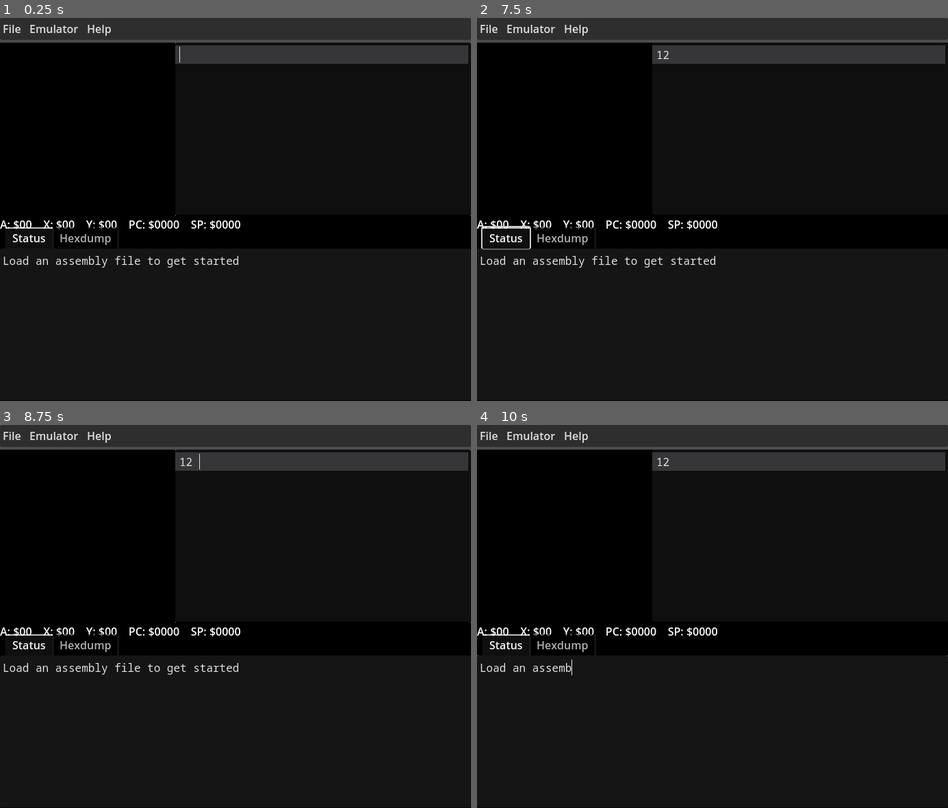
Above: before the commit, frames 1-4 (two rows, left to right).
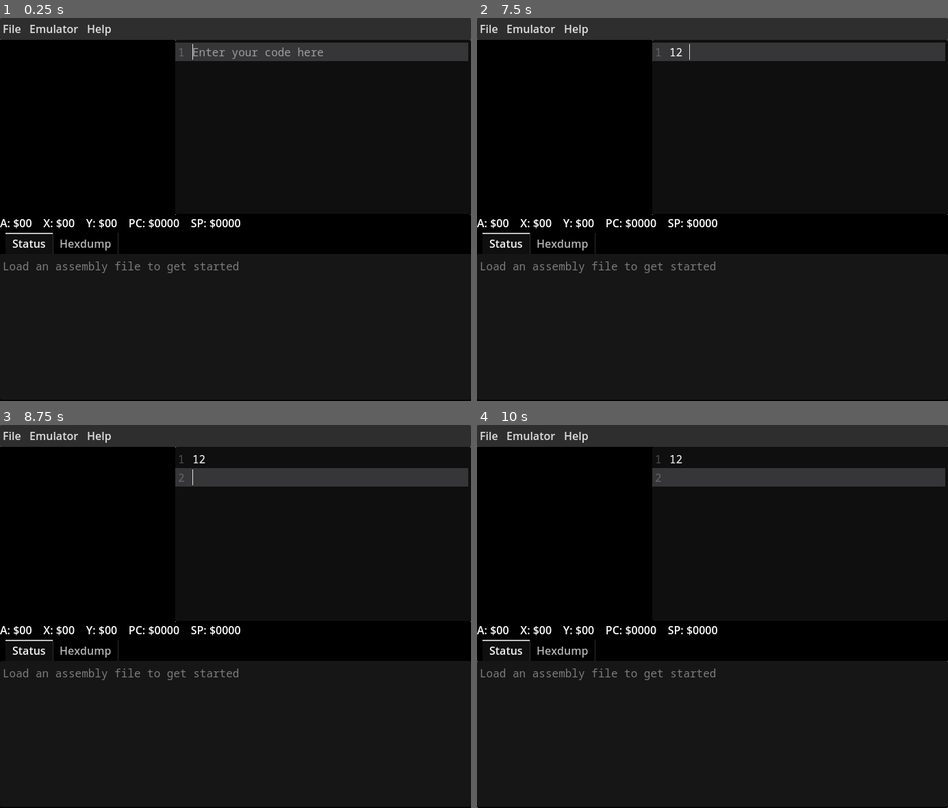
Above: after the commit, the same moments.

Repository: Eggbertx/GD6502-IDE
Game: Godot game, scene res://src/Main.tscn
The game is run twice, just before and just after one commit, with the same random seed, the same clock (stepped at 60 frames per second) and the same inputs.
Inputs (mouse positions are in pixels of both pictures, inside the frame that each line leads up to):
- Up to frame 1 (0.25 s): no input
- Up to frame 2 (7.5 s): click (801, 129) at 0.52 s; type "12" at 0.6 s; click "File" at 1.25 s; click "Emulator" at 2 s; click "File" at 2.75 s; click "Emulator" at 3.5 s; click "File" at 4.25 s; click "Emulator" at 5 s; click "Help" at 5.75 s; tap Enter at 6.5 s; move the mouse to (816, 190) at 6.52 s; hold Shift 6.53-7.25 s; click (816, 190) at 6.67 s; tap Space at 7.25 s; drag from (618, 228) to (688, 286) at 7.27 s
- Up to frame 3 (8.75 s): tap Enter at 8 s; move the mouse to (282, 532) at 8.02 s; tap Ctrl at 8.1 s; click (282, 532) at 8.17 s
- Up to frame 4 (10 s): tap Space at 8.75 s; drag from (688, 693) to (571, 559) at 8.77 s; tap Enter at 9.5 s; move the mouse to (853, 673) at 9.52 s; tap Alt at 9.6 s; click (853, 673) at 9.67 s

The runs differ from the first frame. In frame 1, 3.3% of the frame differs, in the area x 0-100%, y 5-67%; in frame 2, 3.3%; in frame 3, 7.4%; in frame 4, 7.2%.

Commit message:
Make syntax highlighting (kinda) work again

Diff:
--- a/project.godot
+++ b/project.godot
@@ -33,6 +33,7 @@
 
 [rendering]
 
+renderer/rendering_method="gl_compatibility"
 environment/defaults/default_environment="res://default_env.tres"
 quality/driver/driver_name="GLES2"
 vram_compression/import_etc=true
--- a/src/UI.gd
+++ b/src/UI.gd
@@ -12,6 +12,8 @@
 @onready var emulator_menu:PopupMenu = $MenuPanel/HBoxContainer/EmulatorButton.get_popup()
 @onready var help_menu:PopupMenu = $MenuPanel/HBoxContainer/HelpButton.get_popup()
 @onready var code_edit := $MainPanel/CodeEdit
+@onready var highlighter :SyntaxHighlighter = code_edit.syntax_highlighter
+
 var loaded_file = ""
 
 func _ready():
@@ -22,9 +24,10 @@
 
 func init_syntax_highlighting():
 	code_edit.grab_focus()
-	code_edit.add_comment_delimiter(";", "", true)
 	for opcode in Opcodes.dict:
-		code_edit.add_code_completion_option(CodeEdit.KIND_FUNCTION, opcode, opcode)
+		highlighter.keyword_colors[opcode] = Color.CYAN
+		highlighter.keyword_colors[opcode.to_lower()] = Color.CYAN
+
 
 func pixel_size():
 	return get_viewport().size.x / screen_size
--- a/src/UI.tscn
+++ b/src/UI.tscn
@@ -1,10 +1,16 @@
-[gd_scene load_steps=6 format=3 uid="uid://cikoitjwng02w"]
+[gd_scene load_steps=7 format=3 uid="uid://cikoitjwng02w"]
 
 [ext_resource type="Script" path="res://src/UI.gd" id="1"]
 [ext_resource type="PackedScene" path="res://src/Screen.tscn" id="2"]
 [ext_resource type="PackedScene" path="res://src/GoToAddress.tscn" id="3"]
 [ext_resource type="PackedScene" path="res://src/StatusLogger.tscn" id="4"]
 [ext_resource type="FontFile" path="res://assets/NotoSansMonoRegular.tres" id="5"]
+
+[sub_resource type="CodeHighlighter" id="CodeHighlighter_dorh2"]
+number_color = Color(1, 1, 1, 1)
+symbol_color = Color(1, 1, 1, 1)
+function_color = Color(1, 1, 1, 1)
+member_variable_color = Color(1, 1, 1, 1)
 
 [node name="UI" type="Control"]
 layout_mode = 3
@@ -56,8 +62,7 @@
 anchors_preset = 15
 anchor_right = 1.0
 anchor_bottom = 1.0
-offset_top = 36.0
-offset_bottom = 1.0
+offset_top = 32.0
 grow_horizontal = 2
 grow_vertical = 2
 
@@ -66,41 +71,60 @@
 centered = false
 
 [node name="CodeEdit" type="CodeEdit" parent="MainPanel"]
-layout_mode = 0
+layout_mode = 1
+anchors_preset = 15
 anchor_right = 1.0
 anchor_bottom = 1.0
 offset_left = 256.0
 offset_bottom = -272.0
+grow_horizontal = 2
+grow_vertical = 2
 focus_mode = 1
 theme_override_fonts/font = ExtResource("5")
+placeholder_text = "Enter your code here"
+middle_mouse_paste_enabled = false
+highlight_all_occurrences = true
 highlight_current_line = true
+syntax_highlighter = SubResource("CodeHighlighter_dorh2")
+gutters_draw_line_numbers = true
+delimiter_strings = Array[String]([])
+delimiter_comments = Array[String]([";"])
+code_completion_enabled = true
 
 [node name="RegisterInfo" type="Label" parent="MainPanel"]
-layout_mode = 0
+layout_mode = 1
+anchors_preset = 12
 anchor_top = 1.0
 anchor_right = 1.0
 anchor_bottom = 1.0
-offset_top = -271.0
-offset_bottom = -257.0
+offset_top = -272.0
+offset_bottom = -246.0
+grow_horizontal = 2
+grow_vertical = 0
 size_flags_horizontal = 3
 text = "A: $00    X: $00    Y: $00    PC: $0000    SP: $0000"
 
 [node name="TabContainer" type="TabContainer" parent="MainPanel"]
-layout_mode = 0
+layout_mode = 1
+anchors_preset = 12
 anchor_top = 1.0
 anchor_right = 1.0
 anchor_bottom = 1.0
-offset_top = -255.0
+offset_top = -246.0
+grow_horizontal = 2
+grow_vertical = 0
 
 [node name="Status" parent="MainPanel/TabContainer" instance=ExtResource("4")]
 layout_mode = 2
 text = "Load an assembly file to get started
 "
+editable = false
 
 [node name="Hexdump" type="TextEdit" parent="MainPanel/TabContainer"]
 visible = false
 layout_mode = 2
 theme_override_fonts/font = ExtResource("5")
+editable = false
 
 [connection signal="file_selected" from="FileDialog" to="." method="_on_FileDialog_file_selected"]
 [connection signal="confirmed" from="GoToAddressDialog" to="." method="_on_GoToAddressDialog_confirmed"]
